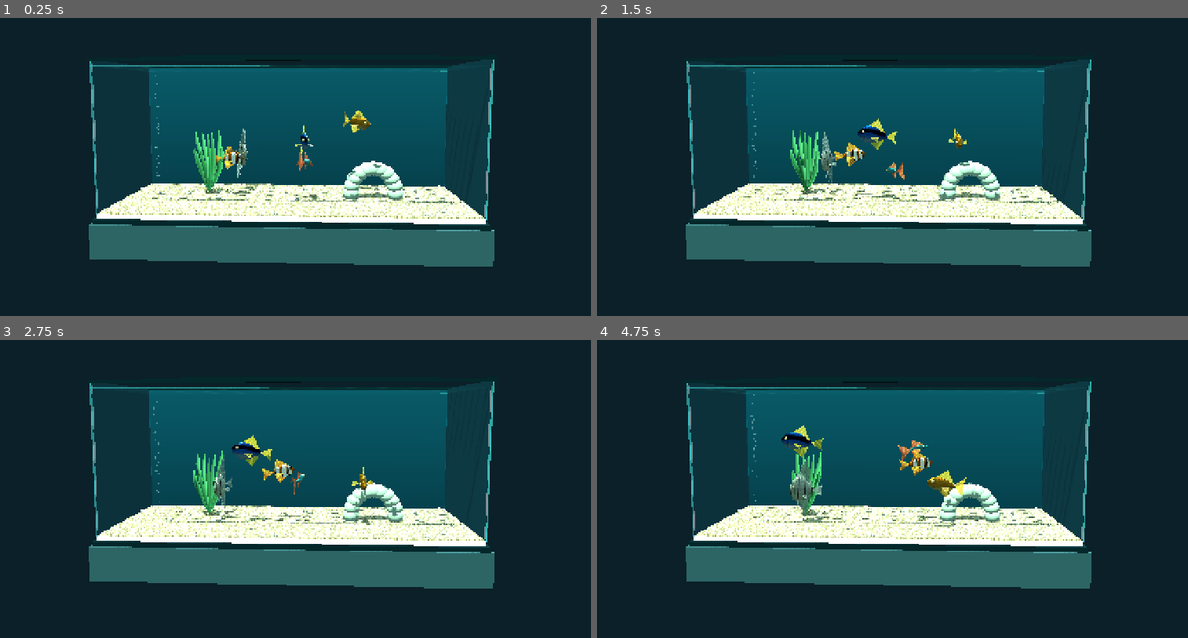
Above: before the commit, frames 1-4 (two rows, left to right).
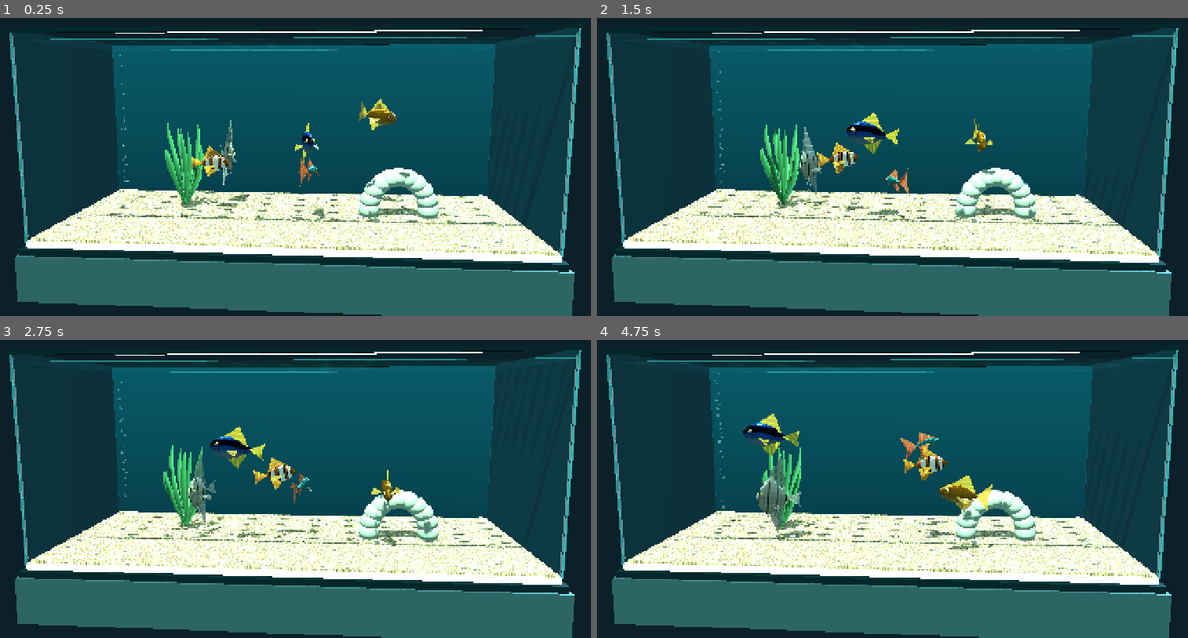
Above: after the commit, the same moments.

Repository: arsyue/littleharbor
Game: Godot game, scene res://aquarium.tscn
The game is run twice, just before and just after one commit, with the same random seed, the same clock (stepped at 60 frames per second) and the same inputs.
Inputs (mouse positions are in pixels of both pictures, inside the frame that each line leads up to):
- Up to frame 1 (0.25 s): no input
- Up to frame 2 (1.5 s): move the mouse to (1028, 125) at 0.52 s; click (1028, 125) at 0.67 s; drag from (762, 158) to (857, 211) at 1.27 s
- Up to frame 3 (2.75 s): move the mouse to (354, 387) at 2.02 s; click (354, 387) at 2.17 s
- Up to frame 4 (4.75 s): drag from (857, 533) to (703, 411) at 2.77 s; move the mouse to (1075, 515) at 3.52 s; click (1075, 515) at 3.67 s; drag from (703, 411) to (792, 375) at 4.27 s

The runs differ from the first frame. In frame 1, 54% of the frame differs, in the area x 1-99%, y 3-100%; in frame 2, 54%; in frame 3, 54%; in frame 4, 55%.

Commit message:
Frame the aquarium closer and wait for observed swimming during cloud browser checks

Diff:
--- a/godot/aquarium.gd
+++ b/godot/aquarium.gd
@@ -143,7 +143,7 @@
 		var b:=sphere(habitat,Vector3(-half_width+0.28,rng.randf_range(0.2,water_height),-depth+0.25),Vector3.ONE*rng.randf_range(0.014,0.038),mat(Color(0.62,0.9,0.9,0.23),0.08,0.2))
 		bubbles.append(b)
 	var aspect:=get_viewport().get_visible_rect().size.aspect()
-	camera.position=Vector3(half_width*0.17,water_height*0.80, maxf(13.6+tier*1.3,half_width*2.9/maxf(aspect,0.8)))
+	camera.position=Vector3(half_width*0.17,water_height*0.80, maxf(9.4+tier*0.8,half_width*1.12/(tan(deg_to_rad(camera.fov)*0.5)*maxf(aspect,0.5))+depth))
 	camera.look_at(Vector3(0,water_height*0.43,0))
 	for f in fish_nodes:f.bounds=Vector3(half_width-0.4,water_height-0.2,depth-0.2)
 
@@ -249,7 +249,7 @@
 		for id in decor_nodes:
 			var point:=camera.unproject_position(decor_nodes[id].position+Vector3(0,0.35,0))
 			decor_info.append({"uid":id,"sx":point.x,"sy":point.y})
-		JavaScriptBridge.eval("window.harborDiagnostics="+JSON.stringify({"fish":fish_info,"decor":decor_info,"tier":tank_tier,"feeding":feed_time>0,"width":half_width,"height":water_height,"depth":depth}))
+		JavaScriptBridge.eval("window.harborDiagnostics="+JSON.stringify({"fish":fish_info,"decor":decor_info,"elapsed":elapsed,"fps":Engine.get_frames_per_second(),"tier":tank_tier,"feeding":feed_time>0,"width":half_width,"height":water_height,"depth":depth}))
 		var raw=JavaScriptBridge.eval("JSON.stringify(window.harborQueue.splice(0))")
 		if raw:
 			var messages=JSON.parse_string(raw)
Not shown, changed: .github/workflows/build.yml
Not shown, changed: README.md
Not shown, changed: cloud/verify.mjs
Not shown, changed: web/app.mjs
